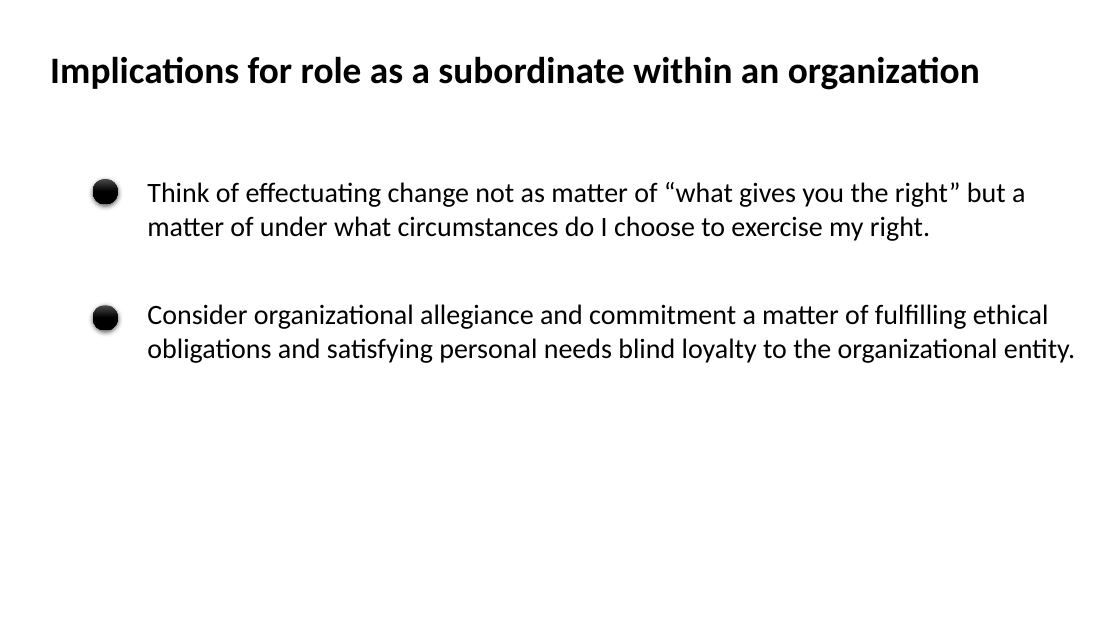
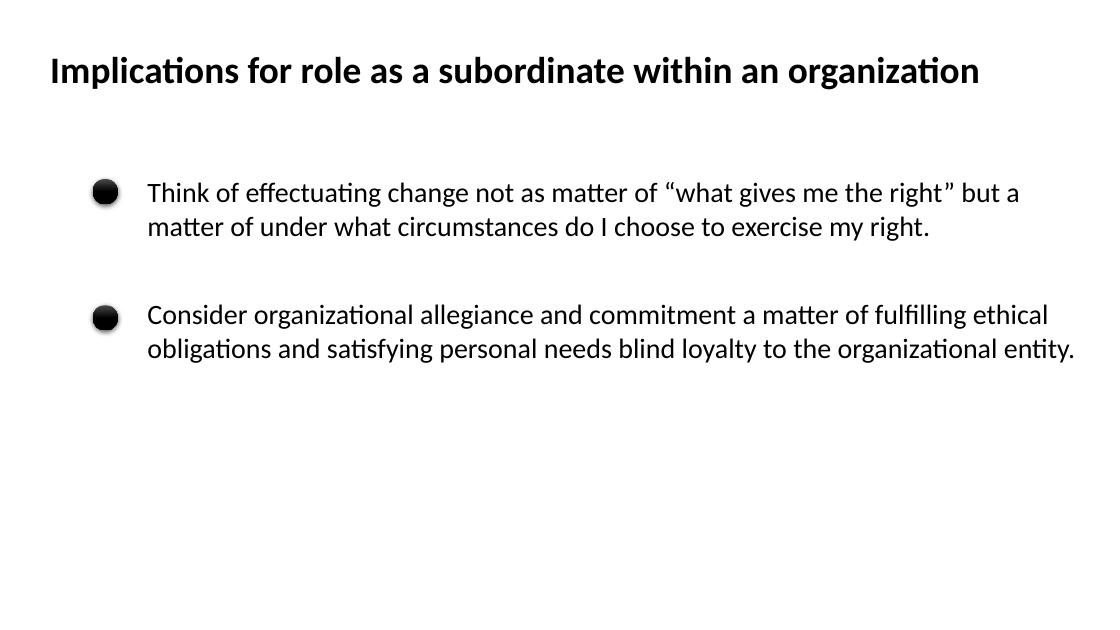
Before and after one commit to SLU-Courses-Townes/POLS6320, a slide deck: slide 7 of FinalPaper/Townes_POLS6320_2020_Spring_FinalPaper_Presentation_v00.pptx. Drawn at 1120x630 pixels with LibreOffice and Linux fonts; fonts in the diff are those of the drawing. Boxes give left, top, right and bottom in pixels: in the first picture for what was removed or moved away, otherwise in the second. Text is boxed around its words. In the diff, an @@ line names an element or a change of style, - is before the commit and + after.

```diff
--- a/FinalPaper/Townes_POLS6320_2020_Spring_FinalPaper_Presentation_v00.pptx
+++ b/FinalPaper/Townes_POLS6320_2020_Spring_FinalPaper_Presentation_v00.pptx
@@ text at box(147, 182, 1019, 241): text changed @@
-Think of effectuating change not as matter of “what gives you the right” but a matter of under what circumstances do I choose to exercise my right.
+Think of effectuating change not as matter of “what gives me the right” but a matter of under what circumstances do I choose to exercise my right.
```
Also in this commit, not shown: 4 other slides changed.
